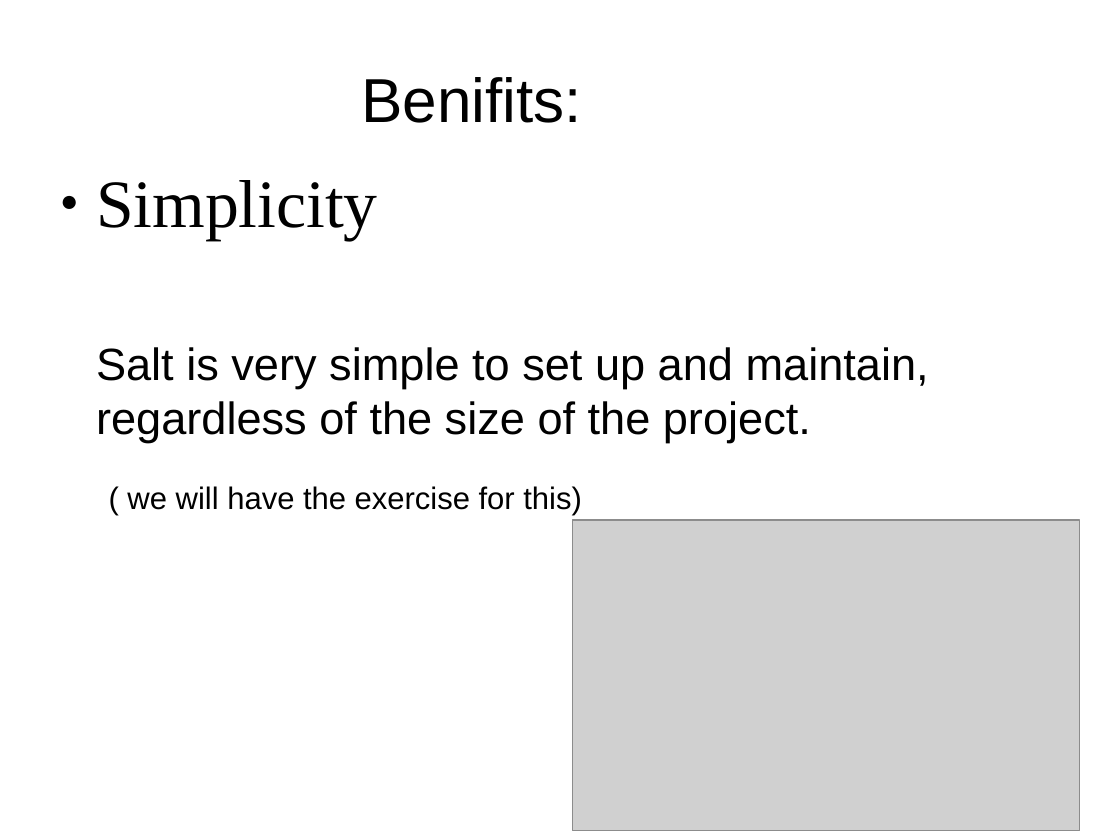
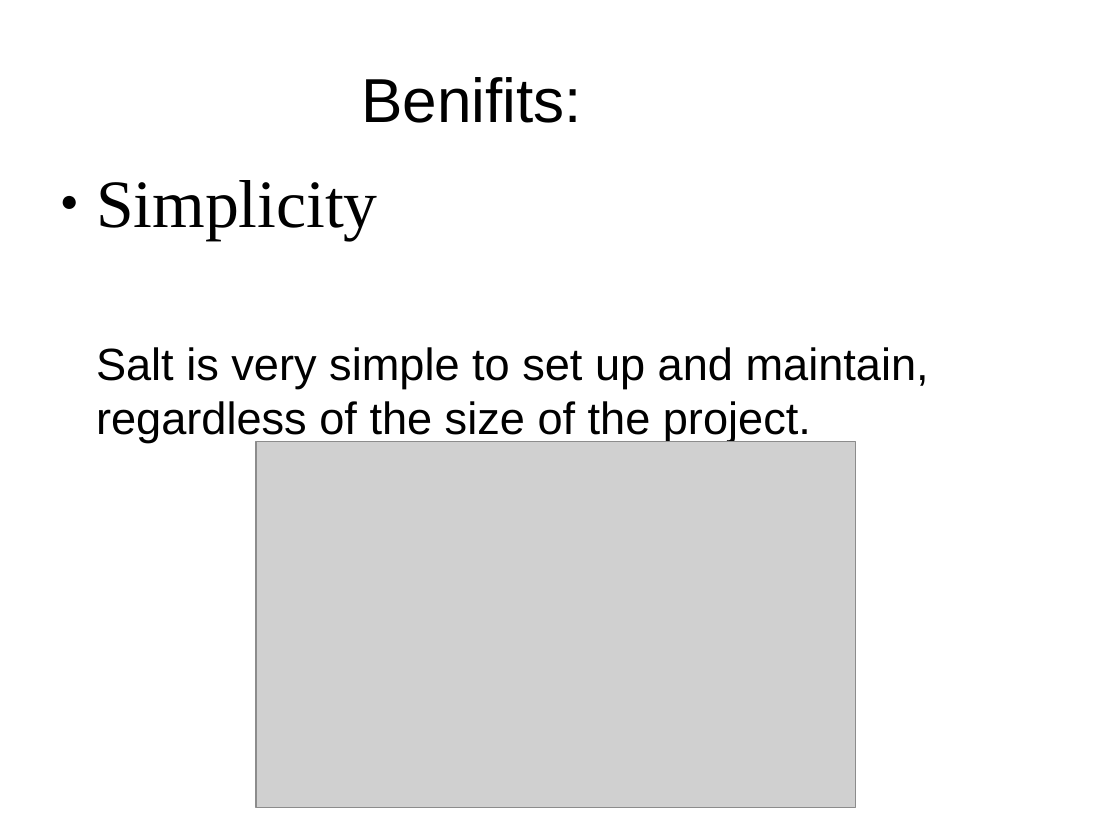
Before and after one commit to MalloZup/presentations, a slide deck: slide 4 of 2018/salt-ssh/salt-ssh.odp. Drawn at 1120x840 pixels with LibreOffice and Linux fonts; fonts in the diff are those of the drawing; grey boxes stand for pictures. Boxes give left, top, right and bottom in pixels: in the first picture for what was removed or moved away, otherwise in the second. Text is boxed around its words. In the diff, an @@ line names an element or a change of style, - is before the commit and + after.

```diff
--- a/2018/salt-ssh/salt-ssh.odp
+++ b/2018/salt-ssh/salt-ssh.odp
@@ picture: place and size @@
-picture at bbox=[572, 520, 1080, 831]
+picture at bbox=[256, 441, 856, 808]
@@ text at bbox=[127, 486, 582, 515]: paragraph removed @@
-( we will have the exercise for this)
```
Also in this commit, not shown: 5 other slides changed, 7 slides added, 5 slides removed.
